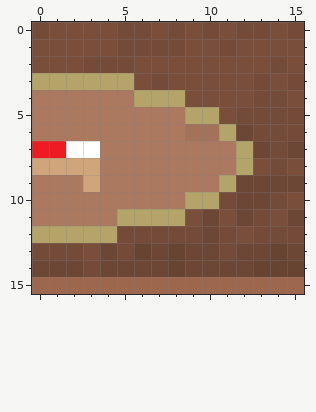
One commit to this pixel-art sprite: src/images/sprites/environments/desert/hotelSign2.png. The picture above is the old version.
The file is 16x16 pixels. Colours within 5 levels of each other are drawn and written as one.
The same view after the edit:
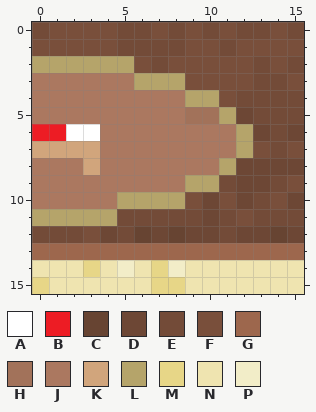
Palette (. is transparent): A #ffffff  B #ed1c24  C #674432  D #6d4735  E #734b38  F #794f3b  G #9d674d  H #a2725a  J #ab7860  K #d1a57c  L #b5a46a  M #e7d687  N #efe4b0  P #f2edc8
What changed:
y 2: x 0..5 FFFEEE -> LLLLLL; x 7 F -> E; x 13..15 FEF -> EFE
y 3: x 0..8 LLLLLLFEF -> JJJJJJLLL; x 14..15 FE -> EF
y 4: x 6..10 LLLFF -> JJJLL; x 12 F -> E; x 15 F -> E
y 5: x 9..12 LLFE -> HHLD
y 6: x 0..3 JJJJ -> BBAA; x 9..13 HHLDE -> JJJLD; x 15 E -> D
y 7: x 0..3 BBAA -> KKKK; x 13 D -> F; x 15 D -> F
y 8: x 0..2 KKK -> JJJ; x 11..15 JLFEF -> LDDDD
y 9: x 3 K -> J; x 9..11 JJL -> LLE; x 14..15 DD -> EF
y 10: x 5..11 JJJJLLE -> LLLLFDF; x 13..15 DEF -> EFD
y 11: x 0..9 JJJJJLLLLF -> LLLLLEEEEE; x 11..12 FD -> EF; x 14..15 FD -> EE
y 12: x 0..4 LLLLL -> EEEFD; x 6..9 EEEE -> CDCD; x 12..15 FEEE -> DDCD
y 13: x 0..15 EEEFDECDCDDEDDCD -> GGGGGGGGGGGGGGGG
y 14: x 0..15 DDDEDDDDCDDDDCCC -> NNNMNPNMPNNNNNNN
y 15: x 0..15 GGGGGGGGGGGGGGGG -> MNNNNNNMMNNNNNNN
Pixel boxes of the changes (left, top, right, bottom) in both pictures:
changed: (32, 56, 304, 294)
